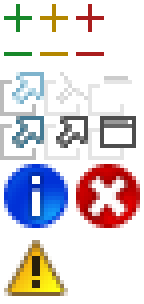
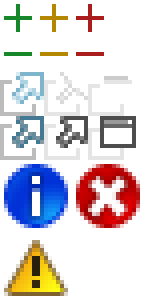
Two versions of the same layered image (144×304). Layer-by-layer changes:
painted on "Forme 1 copie" over (4, 244, 68, 296)
